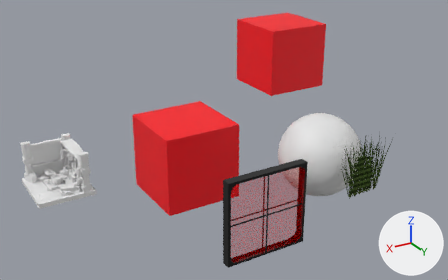
One commit to the Blender file scenes/src/Vulkan Scene.blend: the scene before it, then after it.
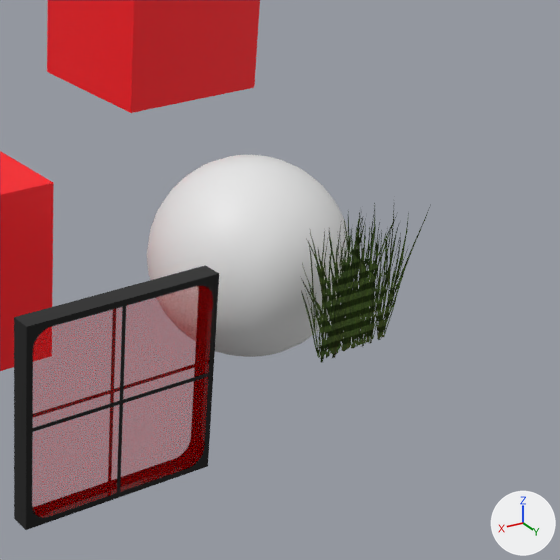
Each version appears first whole from a camera (50 mm lens) standing at (8.97, 13.06, 6.72) and looking at (1.35, 0.37, 0.37), and next in a close-up on the part from 49% to 100% of the width and 18% to 100% of the height. The lights are fixed; the arrows at lower right show +X, +Y and +Z. The older version's two pictures come first.
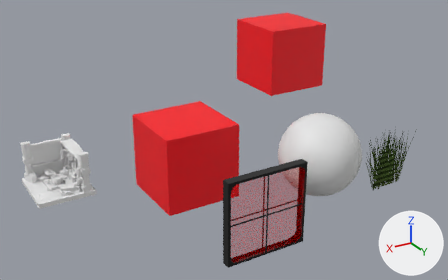
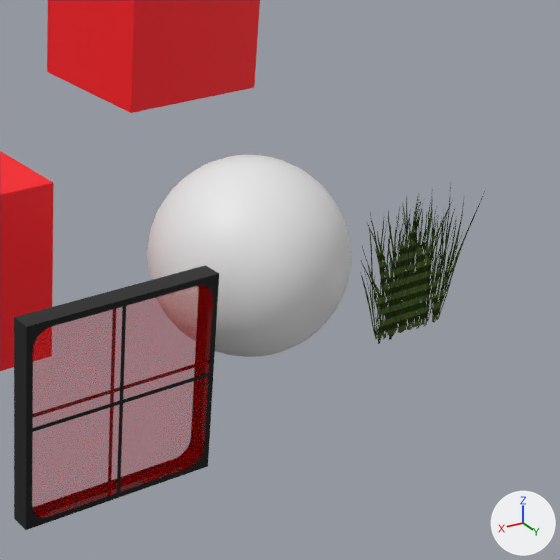
Pixel boxes (x1, y1, x2, y2) of what changed, in the close-ups (560 x 560 px):
```json
{"object": "Plane.001", "change": "moved", "before": [300, 230, 395, 363], "after": [360, 212, 449, 344]}
{"object": "Plane", "change": "moved", "before": [329, 204, 431, 304], "after": [387, 182, 485, 287]}
```

Scene script edits in JSON lines:
```json
{"op": "set", "path": "ob_plane.location", "old": "(0.01, 4.17, 0.97)", "new": "(-0.68, 4.17, 0.97)"}
{"op": "set", "path": "ob_plane_001.location", "old": "(0.01, 4.17, 0.97)", "new": "(-0.68, 4.17, 0.97)"}
```
